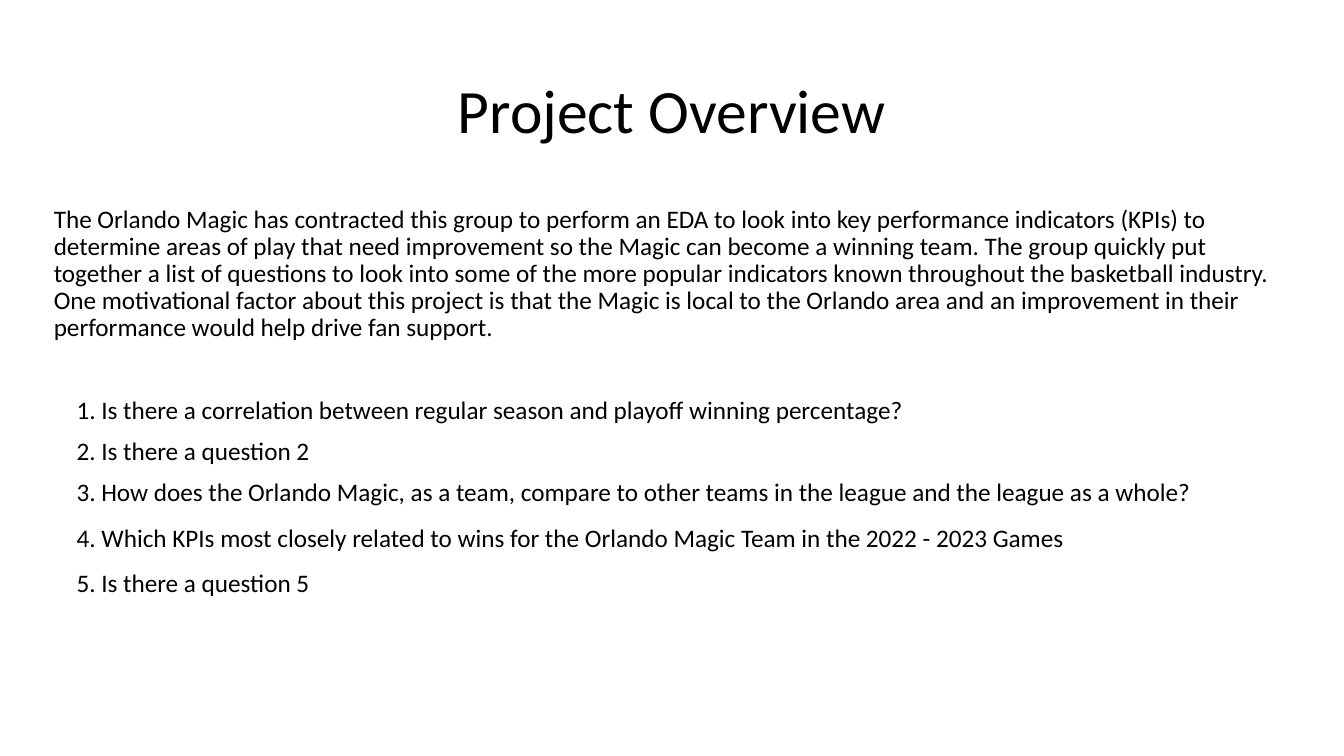
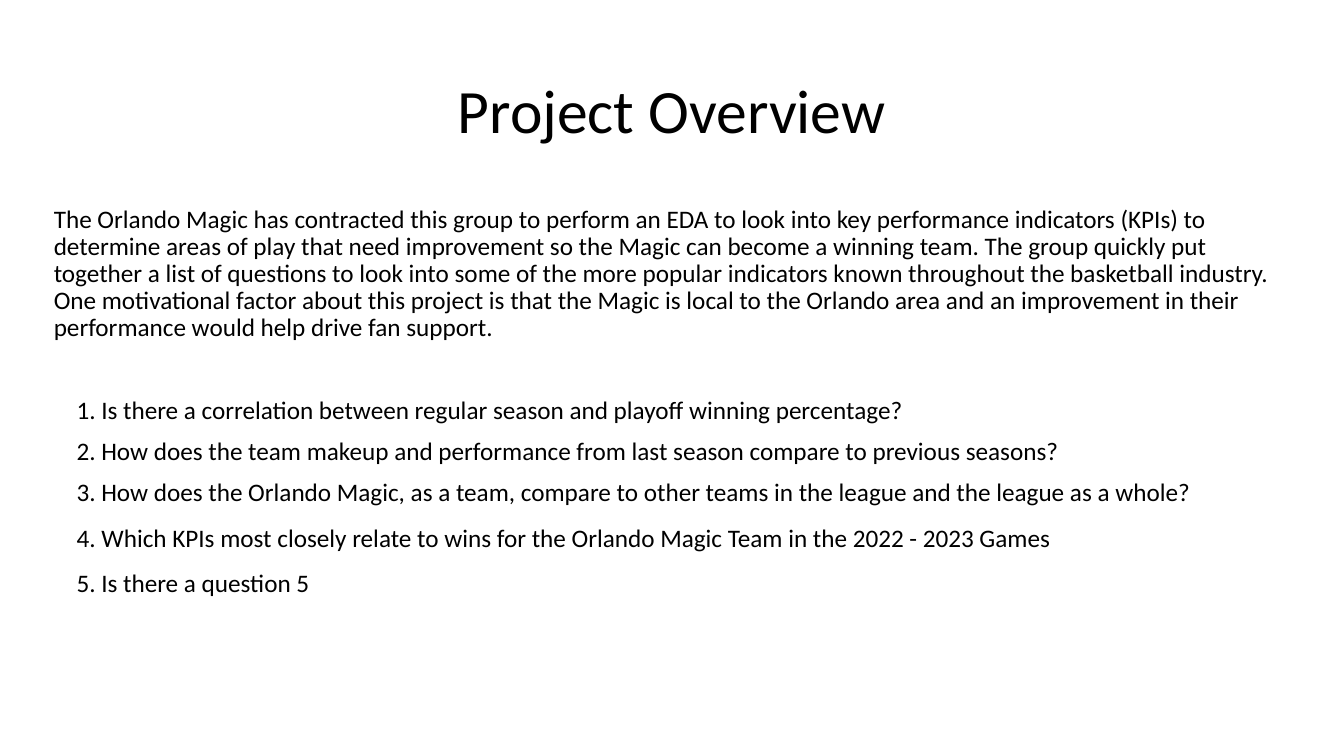
Before and after one commit to CandaceDoesData/Group_Project_1, a slide deck: slide 3 of mm_Group3_Project_1_Presentation.pptx. Drawn at 1344x756 pixels with LibreOffice and Linux fonts; fonts in the diff are those of the drawing. Boxes give left, top, right and bottom in pixels: in the first picture for what was removed or moved away, otherwise in the second. Text is boxed around its words. In the diff, an @@ line names an element or a change of style, - is before the commit and + after.

```diff
--- a/mm_Group3_Project_1_Presentation.pptx
+++ b/mm_Group3_Project_1_Presentation.pptx
@@ text at box(77, 442, 1058, 464): text changed @@
-2. Is there a question 2
+2. How does the team makeup and performance from last season compare to previous seasons?
@@ text at box(77, 529, 1049, 596): text changed @@
-4. Which KPIs most closely related to wins for the Orlando Magic Team in the 2022 - 2023 Games
-5. Is there a question 5
+4. Which KPIs most closely relate to wins for the Orlando Magic Team in the 2022 - 2023 Games
+5. Is there a question 5
```
Also in this commit, not shown: 11 other slides changed, 5 slides added, 6 slides removed, 1 other file.
